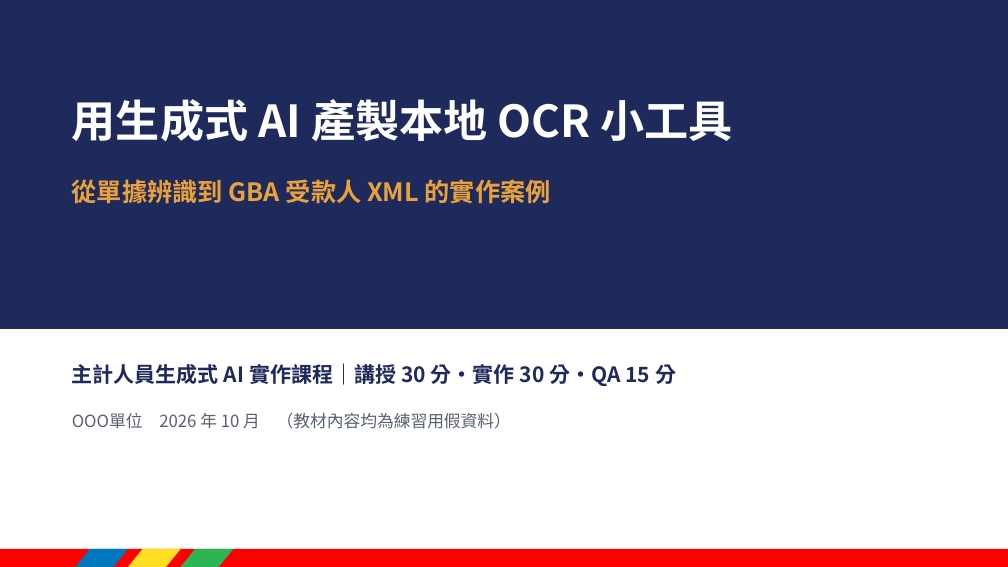
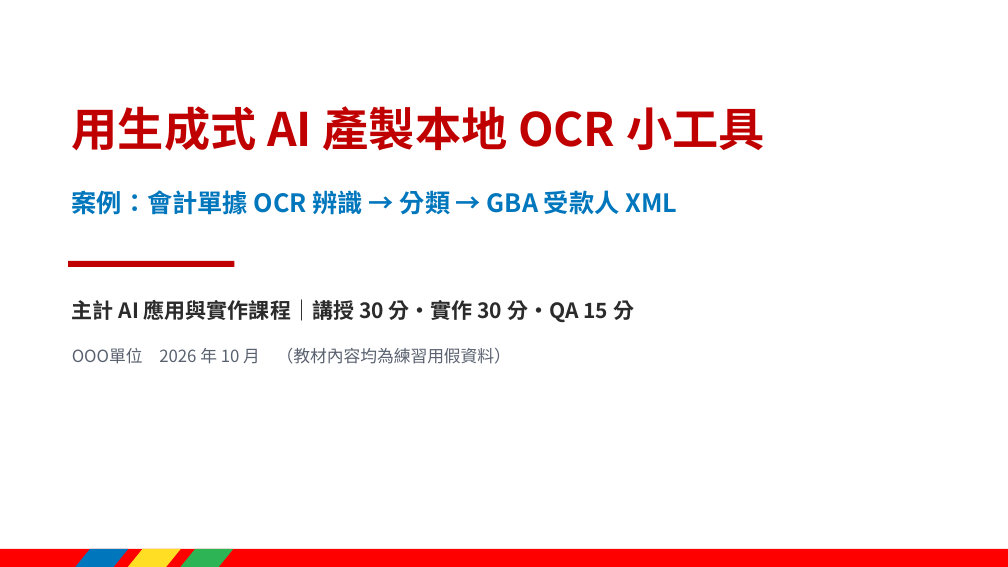
Before and after one commit to chaifeng666/ocr-classify-ui, a slide deck: slide 1 of course-kit/1_簡報_生成式AI產製本地OCR小工具.pptx. Drawn at 1008x567 pixels with LibreOffice and Linux fonts; fonts in the diff are those of the drawing. Boxes give left, top, right and bottom in pixels: in the first picture for what was removed or moved away, otherwise in the second. Text is boxed around its words. In the diff, an @@ line names an element or a change of style, - is before the commit and + after.

```diff
--- a/course-kit/1_簡報_生成式AI產製本地OCR小工具.pptx
+++ b/course-kit/1_簡報_生成式AI產製本地OCR小工具.pptx
@@ rectangle removed at box(0, 0, 1008, 329) @@
@@ text "用生成式 AI 產製本地 OCR 小工具": place and size @@
-text "用生成式 AI 產製本地 OCR 小工具" at box(72, 99, 732, 142)
+text "用生成式 AI 產製本地 OCR 小工具" at box(72, 106, 765, 151)
@@ text "用生成式 AI 產製本地 OCR 小工具" at box(72, 106, 765, 151): size 42 to 44 pt, text colour #FFFFFF to #C00000 @@
@@ text at box(72, 190, 677, 215): text changed; text colour #E9A23B to #0076BC @@
-從單據辨識到 GBA 受款人 XML 的實作案例
+案例：會計單據 OCR 辨識 → 分類 → GBA 受款人 XML
@@ rectangle added at box(68, 261, 234, 267), fill #C00000 @@
@@ text at box(72, 299, 634, 322): text changed; text colour #1F2A5C to #2B2B2B @@
-主計人員生成式 AI 實作課程｜講授 30 分・實作 30 分・QA 15 分
+主計 AI 應用與實作課程｜講授 30 分・實作 30 分・QA 15 分
@@ text "OOO單位 2026 年 10 月 ...": place and size @@
-text "OOO單位 2026 年 10 月 ..." at box(72, 413, 511, 429)
+text "OOO單位 2026 年 10 月 ..." at box(72, 348, 511, 364)
```
Also in this commit, not shown: 9 other slides changed, 8 slides added, 4 slides removed, 6 other files.
